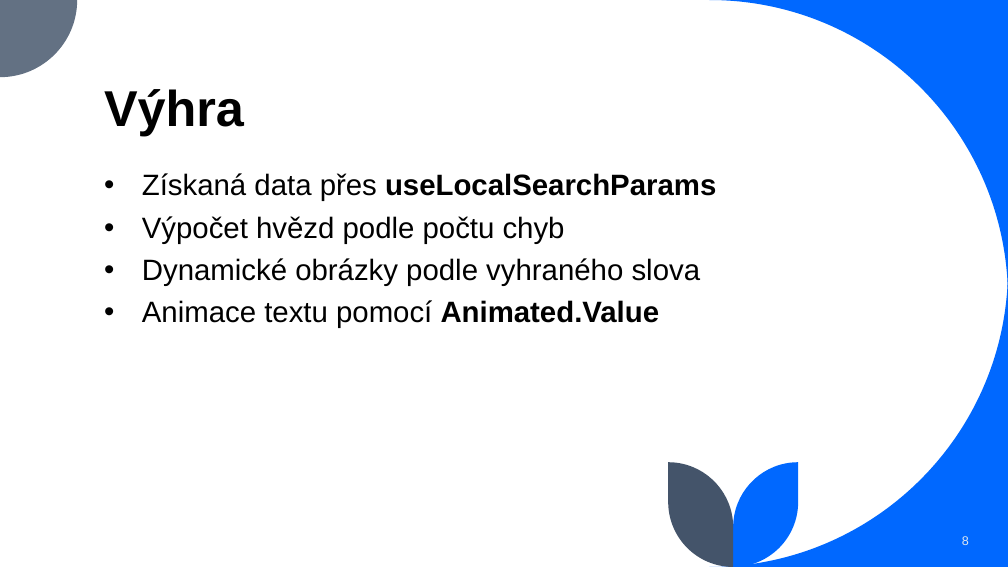
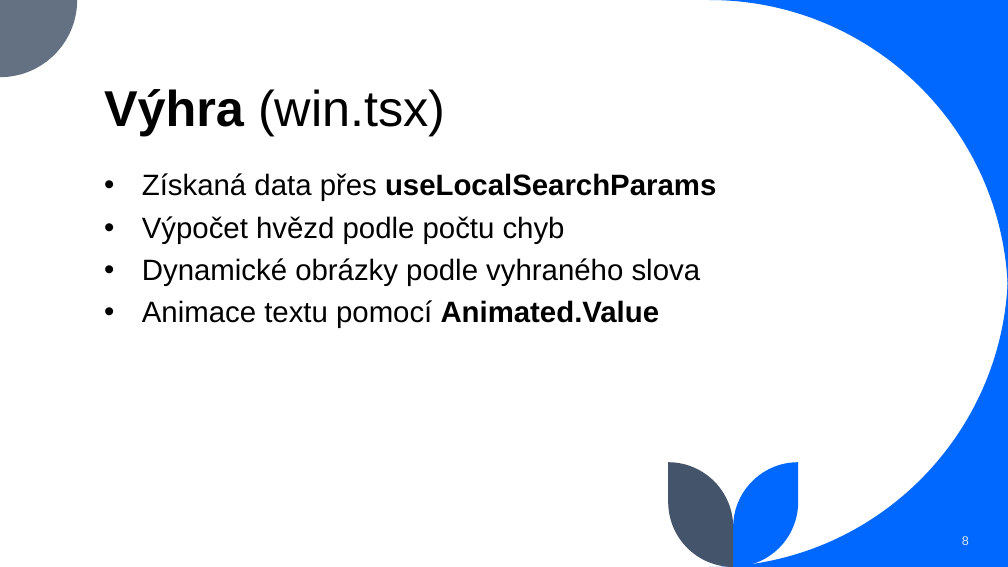
Before and after one commit to rejsek/sibenice_mobilni_hra, a slide deck: slide 8 of docs/sibenice.pptx. Drawn at 1008x567 pixels with LibreOffice and Linux fonts; fonts in the diff are those of the drawing. Boxes give left, top, right and bottom in pixels: in the first picture for what was removed or moved away, otherwise in the second. Text is boxed around its words. In the diff, an @@ line names an element or a change of style, - is before the commit and + after.

```diff
--- a/docs/sibenice.pptx
+++ b/docs/sibenice.pptx
@@ title at <box>104,89,446,136</box>: text changed; bold off @@
-Výhra
+Výhra (win.tsx)
```
Also in this commit, not shown: 6 other slides changed, 1 other file.
